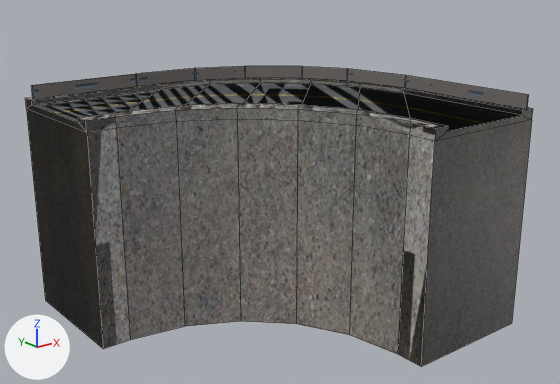
The FBX model Assets/Model/Source/roads/rightTurn-Big.fbx, before and after one commit.
The view is the same before and after, from a 50 mm camera at (33.8, -211.2, 14.4) aimed at (77.4, -156.6, -7.4). The lights are fixed; the arrows at lower left show +X, +Y and +Z. Mesh edges are drawn as thin lines on the coarser meshes.

Script lines for the objects in view, before the commit:
```python
me_plane_021 = bpy.data.meshes.new('Plane.021')
me_plane_021.from_pydata(...)  # 400 vertices, 336 faces; spans x 0.0..33.0, y -26.5..6.5, z -18.6..3.6
# faces by material slot: [7, 64, 265]
me_plane_021.materials.append(mat_material_016)  # picture img_road_jpg
me_plane_021.materials.append(mat_concrette)  # picture img_concrette_jpg
me_plane_021.materials.append(mat_material_017)  # picture img_guardrail_jpg
me_plane_054 = bpy.data.meshes.new('Plane.054')
me_plane_054.from_pydata(...)  # 112 vertices, 94 faces; spans x 0.0..33.0, y -26.5..6.5, z -18.6..3.6
# faces by material slot: [71, 23]
me_plane_054.materials.append(mat_material_016)  # picture img_road_jpg
me_plane_054.materials.append(mat_concrette)  # picture img_concrette_jpg
ob_plane_013 = bpy.data.objects.new('Plane.013', me_plane_021)
ob_plane_013.location = (60.49, -145.75, -1.33)
ob_plane_042 = bpy.data.objects.new('Plane.042', me_plane_054)
ob_plane_042.location = (60.49, -145.75, -1.33)
```
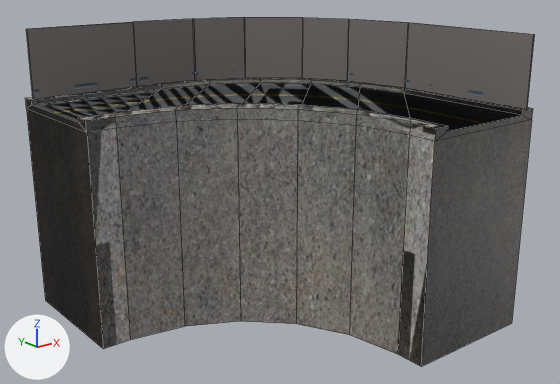
Where the change shows, as pixel boxes [x1, y1, x2, y2] in the pictures (560 x 384 px):
'Plane.042', reshaped: before [31, 66, 529, 110]; after [26, 17, 535, 110]

The edits, one by one:
me_plane_054 has 112 vertices, 94 faces and spans x 0.0..33.0, y -26.5..6.5, z -18.6..3.6.
me_plane_054 is used by ob_plane_042; location (60.49, -145.75, -1.33).
me_plane_054 part 1: all 16 vertices in x 0.3..32.3, y -26.4..5.8, z 3.6 are moved by (0.0, 0.0, 5.2).
